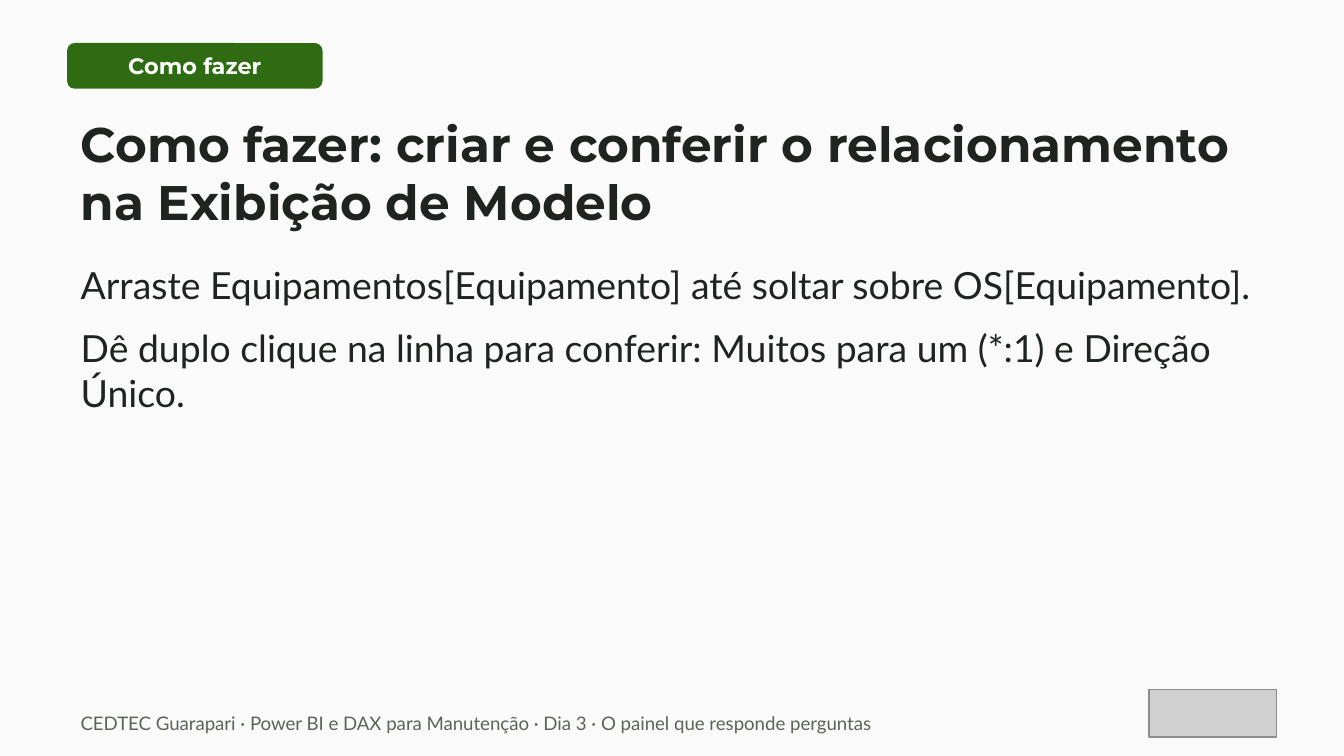
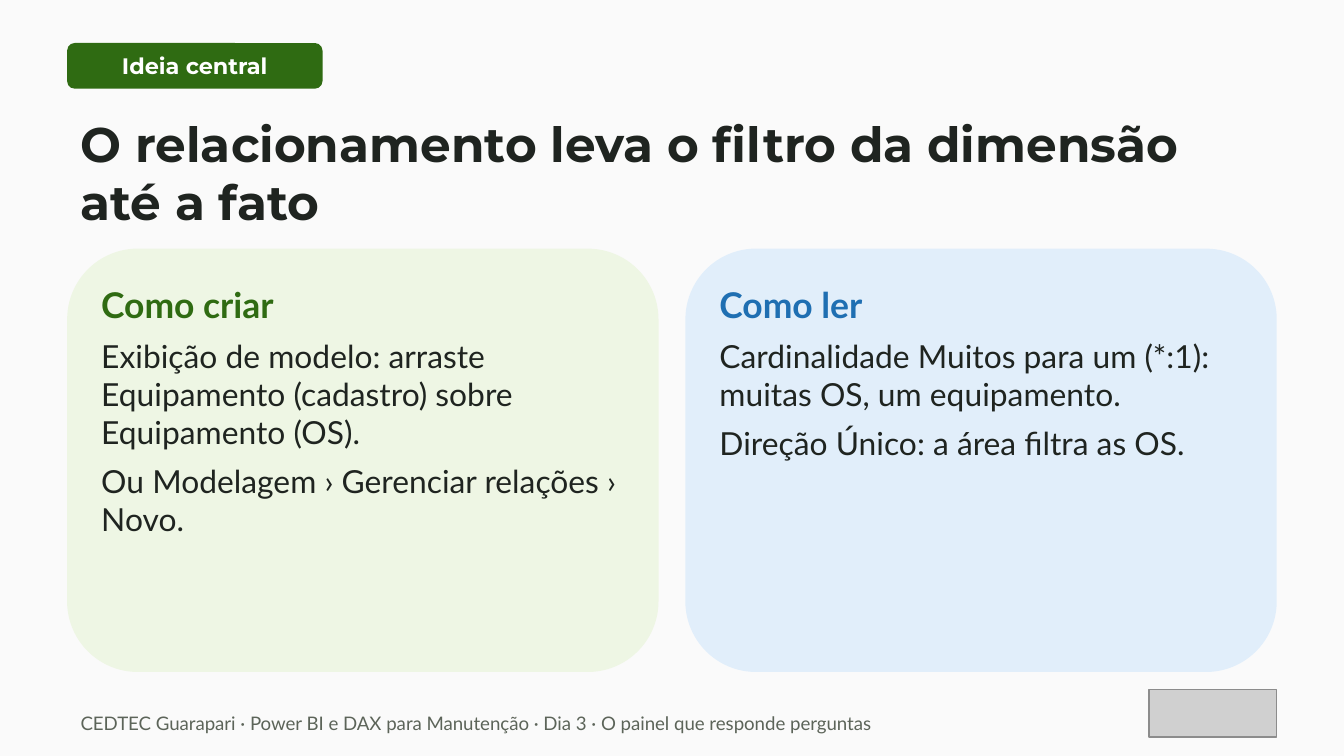
Before and after one commit to IsraelMdc/Curso_PowerBI_Dax, a slide deck: slide 6 of Aulas/Power BI e DAX para Manutenção — Dia 3 · O painel que responde perguntas.pptx (slide 8 before the commit). Drawn at 1344x756 pixels with LibreOffice and Linux fonts; fonts in the diff are those of the drawing; grey boxes stand for pictures. Boxes give left, top, right and bottom in pixels: in the first picture for what was removed or moved away, otherwise in the second. Text is boxed around its words. In the diff, an @@ line names an element or a change of style, - is before the commit and + after.

```diff
--- a/Aulas/Power BI e DAX para Manutenção — Dia 3 · O painel que responde perguntas.pptx
+++ b/Aulas/Power BI e DAX para Manutenção — Dia 3 · O painel que responde perguntas.pptx
@@ text in rounded rectangle at box(122, 56, 268, 74): text changed @@
-Como fazer
+Ideia central
@@ text at box(81, 124, 1178, 221): text changed @@
-Como fazer: criar e conferir o relacionamento na Exibição de Modelo
+O relacionamento leva o filtro da dimensão até a fato
@@ rounded rectangle added at box(67, 249, 659, 672), fill #EEF6E4, 17 pt, text #1F2420 @@
+Como criar
+Exibição de modelo: arraste Equipamento (cadastro) sobre Equipamento (OS).
+Ou Modelagem › Gerenciar relações › Novo.
@@ rounded rectangle added at box(685, 249, 1277, 672), fill #E1EEFA, 17 pt, text #1F2420 @@
+Como ler
+Cardinalidade Muitos para um (*:1): muitas OS, um equipamento.
+Direção Único: a área filtra as OS.
@@ text removed at box(81, 270, 1250, 408) @@
-Arraste Equipamentos[Equipamento] até soltar sobre OS[Equipamento].
-Dê duplo clique na linha para conferir: Muitos para um (*:1) e Direção Único.
```
Also in this commit, not shown: 24 other slides changed, 1 slide added, 10 slides removed, 4 other files.
